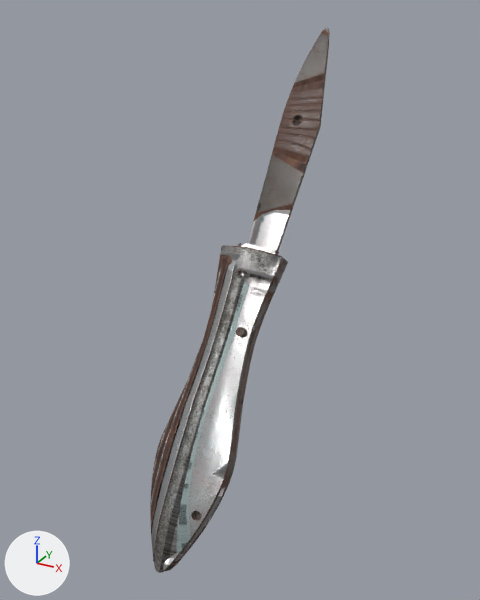
An edit to the glTF model addons/arena_weapons/assets/models/knife_ph.glb, drawn before and after from the same camera.
Camera for both pictures: a 50 mm lens placed at (0.165, -0.271, 0.196), pointed at (-0.001, 0.031, 0.044). The axes (+X, +Y, +Z) are drawn at lower left. The lights are the same throughout. The first picture is the older version. Vertices at exactly the same position are counted once.

The first picture shows 'fish_knife_blade', 'fish_knife_handle'.
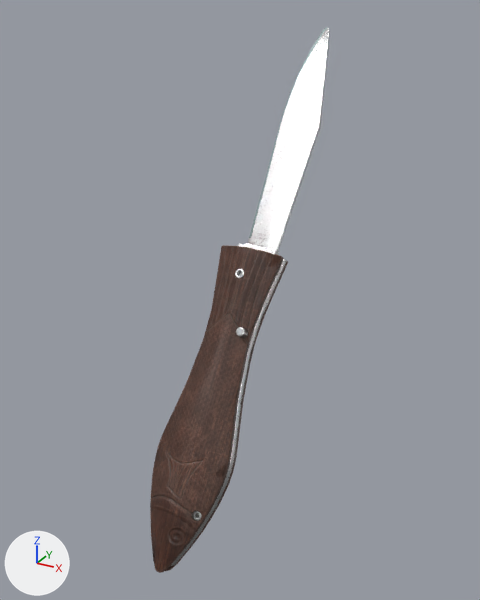
What differs and where, as boxes (x1, y1, x2, y2) in the pictures (480 x 600 px):
part 1 of me_plane_003, surface changed (grey to brown): (150, 247, 287, 573) in both
part 2 of me_plane_006, surface changed (lighter): (238, 27, 330, 255) in both

What the commit changed:
me_plane_003 has 1075 vertices, 1222 faces and spans x -0.022..0.022, y -0.06..0.057, z -0.083..0.074.
me_plane_003 is used by ob_fish_knife_handle; location (0.0, 0.0, 0.0).
me_plane_003 part 1: 660 kept faces spanning x -0.022..0.022, y -0.06..0.057, z -0.083..0.074 get new texture (UV) coordinates.
me_plane_006 has 117 vertices, 146 faces and spans x -0.0132..0.0174, y 0.0309..0.1295, z 0.0456..0.1849.
me_plane_006 is used by ob_fish_knife_blade; location (0.0, 0.0, 0.0).
me_plane_006 part 2: 114 kept faces spanning x -0.0132..0.0174, y 0.0309..0.1295, z 0.0456..0.1849 get new texture (UV) coordinates.
